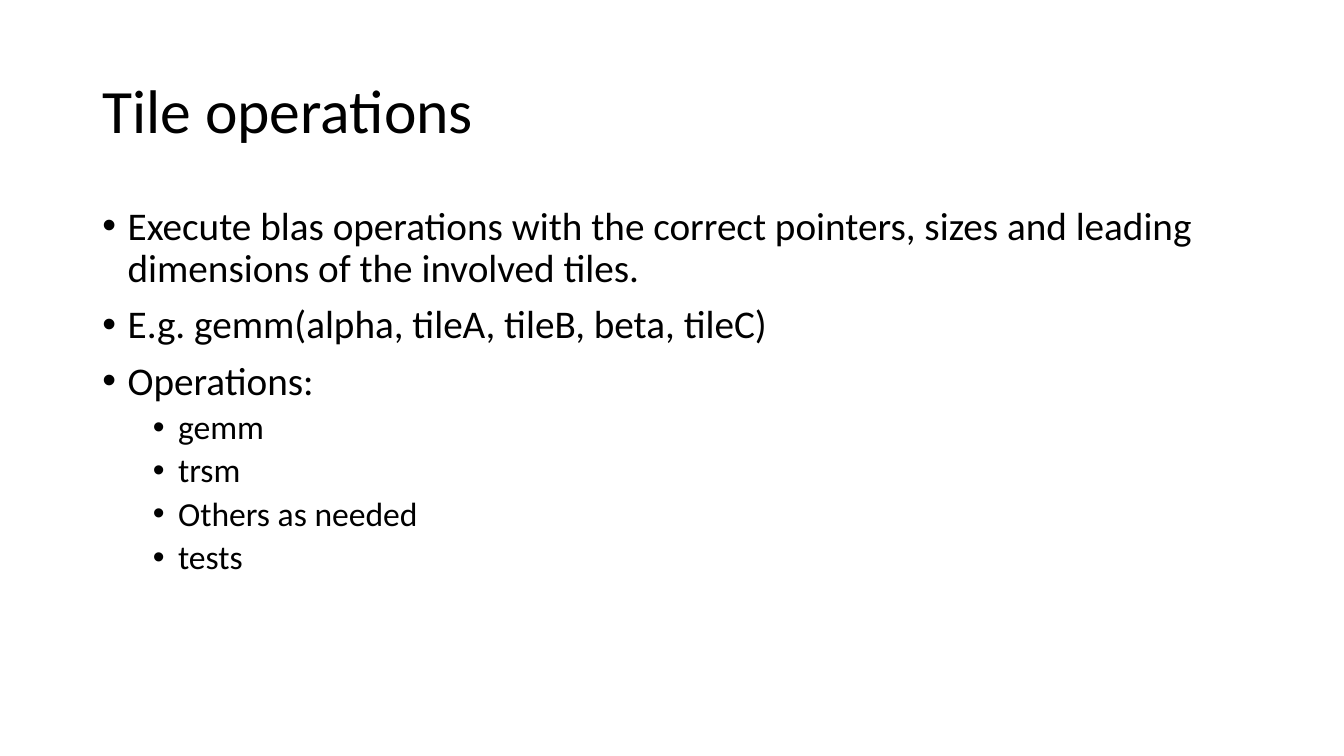
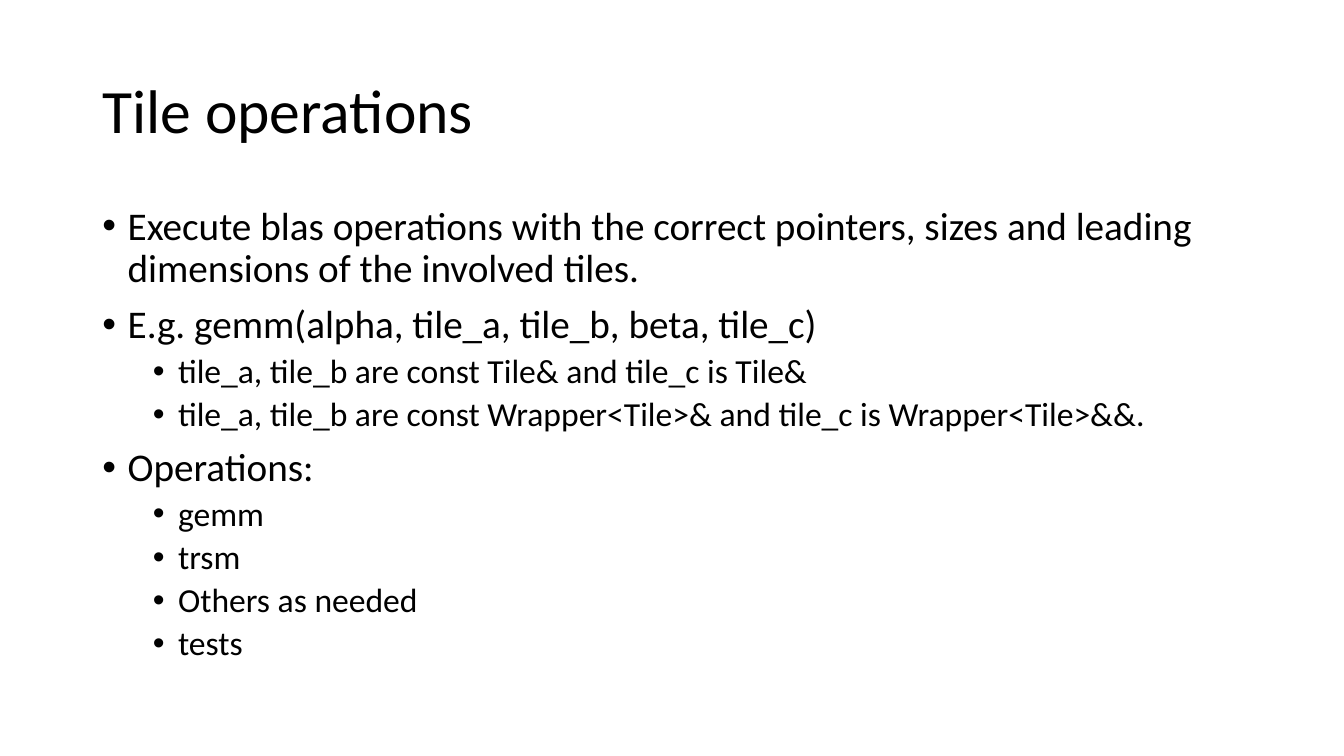
Before and after one commit to eth-cscs/DLA-Future, a slide deck: slide 6 of misc/code.pptx. Drawn at 1344x756 pixels with LibreOffice and Linux fonts; fonts in the diff are those of the drawing. Boxes give left, top, right and bottom in pixels: in the first picture for what was removed or moved away, otherwise in the second. Text is boxed around its words. In the diff, an @@ line names an element or a change of style, - is before the commit and + after.

```diff
--- a/misc/code.pptx
+++ b/misc/code.pptx
@@ text at [128,309,1145,432]: text changed; size 28 to 24 pt @@
-• E.g. gemm(alpha, tileA, tileB, beta, tileC)
+• E.g. gemm(alpha, tile_a, tile_b, beta, tile_c)
+  • tile_a, tile_b are const Tile& and tile_c is Tile&
+  • tile_a, tile_b are const Wrapper<Tile>& and tile_c is Wrapper<Tile>&&.
```
Also in this commit, not shown: 1 other slide changed, 5 slides added, 3 other files.
